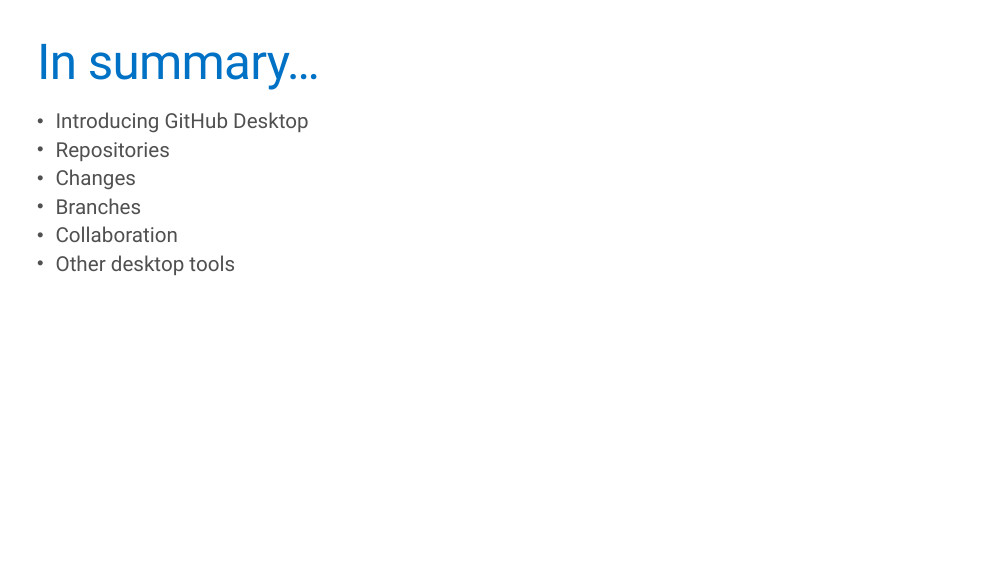
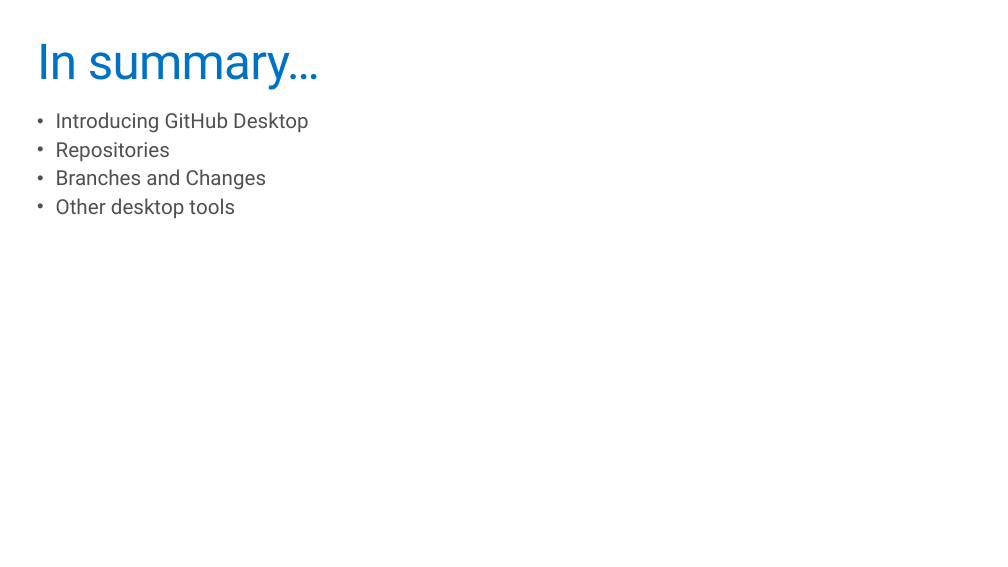
Before and after one commit to codefoster/gh-ms-mva, a slide deck: slide 30 of slides/m3.pptx. Drawn at 1008x567 pixels with LibreOffice and Linux fonts; fonts in the diff are those of the drawing. Boxes give left, top, right and bottom in pixels: in the first picture for what was removed or moved away, otherwise in the second. Text is boxed around its words. In the diff, an @@ line names an element or a change of style, - is before the commit and + after.

```diff
--- a/slides/m3.pptx
+++ b/slides/m3.pptx
@@ text at bbox=[56, 169, 266, 190]: text changed @@
-• Changes
-• Branches
-• Collaboration
+• Branches and Changes
```
Also in this commit, not shown: 2 other slides changed.
